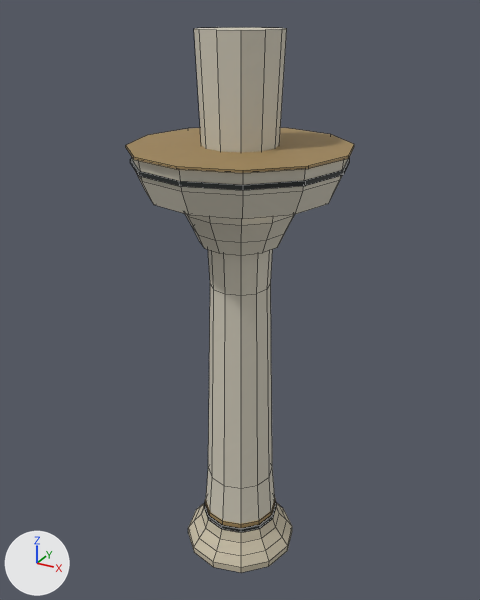
One commit to the Blender file BlenderCatalogue/assets/structural_hospitality/source/AST-STR-001-H576.blend: the scene before it, then after it.
One viewpoint serves both versions: a camera (50 mm lens) standing at (3.74, -6.8, 7.2) and looking at (-0.06, 0.1, 3.75). Every picture has the same lights, and +X, +Y and +Z are marked at lower left. The picture after the commit comes second. Mesh edges are drawn as thin lines.

In view in the first picture: 'STR_Capital', 'STR_CapitalShadow', 'STR_CeilingBearing', 'STR_StoneFoot', 'STR_TaperedShaft' and 2 more.
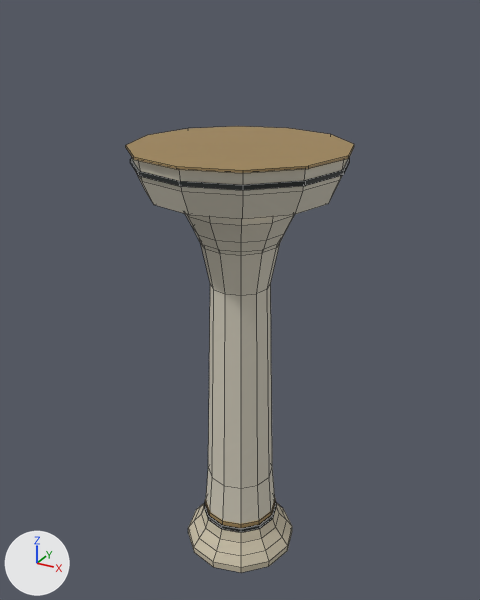
Patch to the scene script:
```diff
--- a/BlenderCatalogue/assets/structural_hospitality/source/AST-STR-001-H576.blend.py
+++ b/BlenderCatalogue/assets/structural_hospitality/source/AST-STR-001-H576.blend.py
@@ me_str_taperedshaft_001 @@
 # used by ob_str_taperedshaft; location = (0.0, 0.0, 0.0)
-me_str_taperedshaft_001.from_pydata(...)  # 48 vertices, 38 faces; spans x -0.51..0.51, y -0.51..0.51, z 0.54..7.0
+me_str_taperedshaft_001.from_pydata(...)  # 48 vertices, 38 faces; spans x -0.51..0.51, y -0.51..0.51, z 0.54..4.63
+# me_str_taperedshaft_001 part 1: all 12 vertices in x -0.5..0.5, y -0.5..0.5, z 7.0 are moved by (0.0, 0.0, -2.37)
 me_str_taperedshaft_001.materials.append(mat_ivory_enamel_001)
```

Location of each change, (x1, y1, x2, y2) in pixels of the pictures (480 x 600 px; the box of a moved part takes in the faces that stretch with it):
'STR_TaperedShaft', reshaped (15% narrower, 44% shorter)
    before: (194, 27, 287, 524)
    after: (201, 244, 280, 524)
part 1 of me_str_taperedshaft_001, moved or reshaped
    before: (194, 27, 287, 295)
    after: (201, 244, 280, 295)
